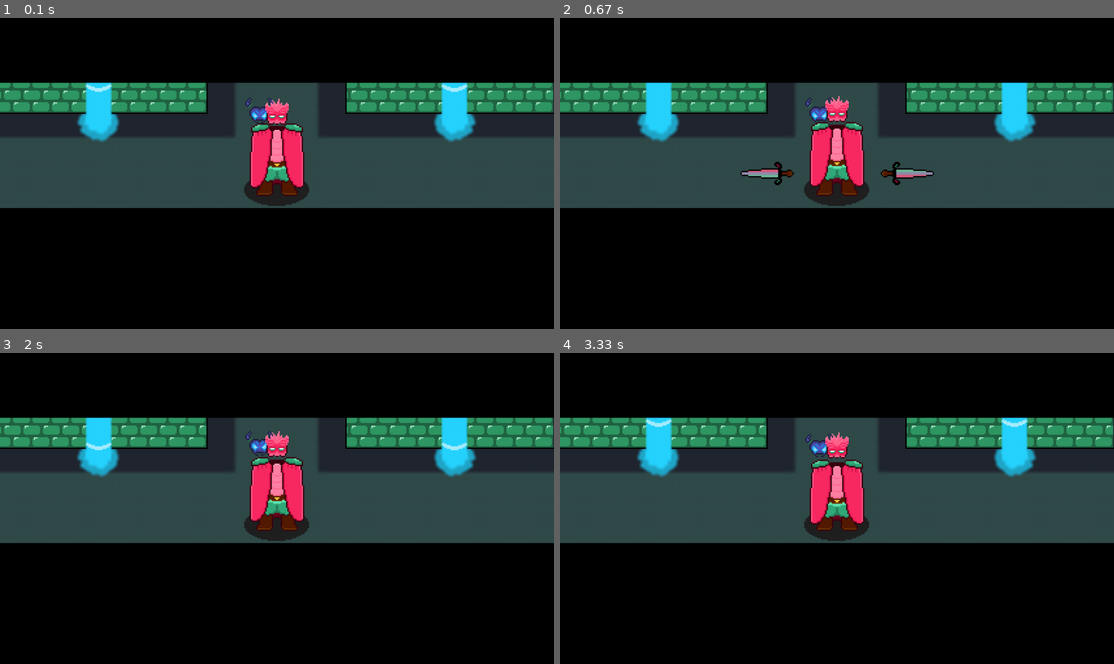
Above: before the commit, frames 1-4 (two rows, left to right).
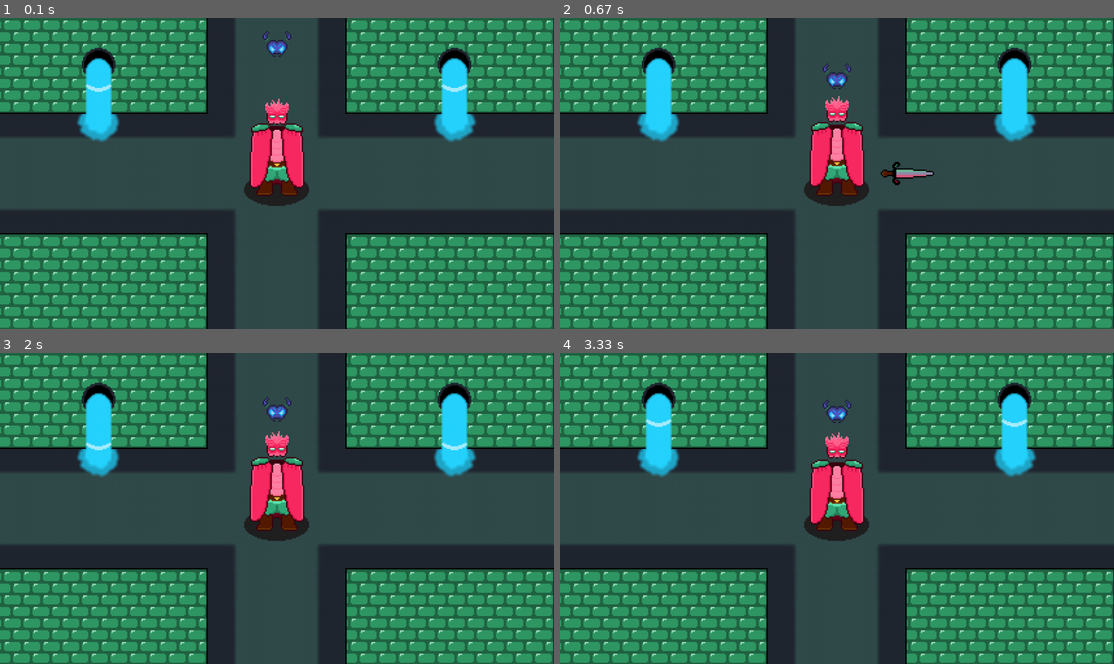
Above: after the commit, the same moments.

Repository: alessitomas/Insper-Pygame-Rythm
Game: pygame game, started from pygame/programa.py
The game is run twice, just before and just after one commit, with the same random seed, the same clock (stepped at 60 frames per second) and the same inputs.
Inputs:
- Up to frame 1 (0.1 s): no input
- Up to frame 2 (0.67 s): hold A from 0.33 s (still down); hold Right from 0.33 s (still down)
- Up to frame 3 (2 s): release A at 0.8 s; release Right at 0.8 s; hold Up 1.33-1.8 s; tap S at 1.83 s
- Up to frame 4 (3.33 s): hold Left 2.67-3.2 s

The runs differ from the first frame. In frame 1, 59% of the frame differs, in the area x 0-100%, y 0-100%; in frame 2, 60%; in frame 3, 59%; in frame 4, 59%.

Commit message:
animtest

Diff:
--- a/pygame/programa.py
+++ b/pygame/programa.py
@@ -5,6 +5,15 @@
 
 fps = 60
 clock = pygame.time.Clock()
+
+def enemy_move(origin, x, y):
+    if origin == 'up':
+        if y <= 100:
+            y += 15
+    new_coords = (x, y)
+    print(new_coords)
+    return new_coords
+
 
 #Inicialização do Game
 def inicializa():
@@ -30,10 +39,9 @@
             'synthsewers_blue_right': [19*60, 23*60, 27*60, 27.5*60, 31*60, 31.5*60, 33*60, 35*60, 35.5*60, 37*60, 39*60, 39.5*60, 41*60, 43*60, 43.5*60, 45*60, 47*60, 47.5*60, 49.5*60, 51.5*60, 52*60, 53*60],
             'dt': 1,
             'prev_time': time.time(),
-            'slash_right': False,
-            'slash_left': False,
-            'slash_up': False,
-            'slash_down': False,
+            'slash_direction': 'none',
+            'enemy_up_x': 607,
+            'enemy_up_y': -63,
         }
 
     #para carregar os assets sem lag depois
@@ -68,13 +76,13 @@
             state['bgframe'] = 0
 
     #Sword
-    if state['slash_right']:
+    if state['slash_direction'] == 'right':
         right = window.blit(assets['swordright'], (741,333))
-    if state['slash_left']:
+    elif state['slash_direction'] == 'left':
         left = window.blit(assets['swordleft'], (417,333))
-    if state['slash_up']:
+    elif state['slash_direction'] == 'up':
         up = window.blit(assets['swordup'], (612,150))
-    if state['slash_down']:
+    elif state['slash_direction'] == 'down':
         down = window.blit(assets['sworddown'], (612,447))
 
     #Protag Bounce
@@ -95,9 +103,11 @@
     if state['enemy_blue_frame'] > 5:
         state['enemy_blue_frame'] = 0
 
+    state['enemy_up_y'] = enemy_move('up', state['enemy_up_x'], state['enemy_up_y'])[1]
+
     #Render Protag and Enemies
     if state['time_elapsed'] <= 14*60 or state['time_elapsed'] >= 16*60:
-        enemy = window.blit(assets['enemy_blue'][state['enemy_blue_frame']], (567, 181))
+        enemy_up = window.blit(assets['enemy_blue'][state['enemy_blue_frame']], (state['enemy_up_x'], state['enemy_up_y']))
         protag = window.blit(assets['protag'][state['protagframe']], (577, 181))
 
     #Metronome
@@ -105,9 +115,9 @@
         assets['metronome'].play()
 
     #Dramatic Lines
-    if state['time_elapsed'] <= 14*60:
-        pygame.draw.rect(window, (0,0,0), (0,0,1280,150))
-        pygame.draw.rect(window, (0,0,0), (0,440,1280,280))
+    #if state['time_elapsed'] <= 14*60:
+    #    pygame.draw.rect(window, (0,0,0), (0,0,1280,150))
+    #    pygame.draw.rect(window, (0,0,0), (0,440,1280,280))
 
     #3, 2, 1, HIT IT!
     if state['time_elapsed'] >= 14*60 and state['time_elapsed'] < 15*60:
@@ -148,33 +158,32 @@
             #Right Sword
             if event.type == pygame.KEYDOWN and (event.key == pygame.K_RIGHT or event.key == pygame.K_d):
                 assets['right_test'].play()
-                state['slash_right'] = True
-            elif event.type == pygame.KEYUP and (event.key == pygame.K_RIGHT or event.key == pygame.K_d):
-                state['slash_right'] = False
+                state['slash_direction'] = 'right'
+            elif event.type == pygame.KEYUP and (event.key == pygame.K_RIGHT or event.key == pygame.K_d) and state['slash_direction'] == 'right':
+                state['slash_direction'] = 'none'
 
             #Left Sword
             elif event.type == pygame.KEYDOWN and (event.key == pygame.K_LEFT or event.key == pygame.K_a):
                 assets['left_test'].play()
-                state['slash_left'] = True
-            elif event.type == pygame.KEYUP and (event.key == pygame.K_LEFT or event.key == pygame.K_a):
-                state['slash_left'] = False
+                state['slash_direction'] = 'left'
+            elif event.type == pygame.KEYUP and (event.key == pygame.K_LEFT or event.key == pygame.K_a) and state['slash_direction'] == 'left':
+                state['slash_direction'] = 'none'
 
             #Up Sword
             elif event.type == pygame.KEYDOWN and (event.key == pygame.K_UP or event.key == pygame.K_w):
                 assets['up_test'].play()
-                state['slash_up'] = True
-            elif event.type == pygame.KEYUP and (event.key == pygame.K_UP or event.key == pygame.K_w):
-                state['slash_up'] = False
+                state['slash_direction'] = 'up'
+            elif event.type == pygame.KEYUP and (event.key == pygame.K_UP or event.key == pygame.K_w) and state['slash_direction'] == 'up':
+                state['slash_direction'] = 'none'
 
             #Down Sword
             elif event.type == pygame.KEYDOWN and (event.key == pygame.K_DOWN or event.key == pygame.K_s):
                 assets['down_test'].play()
-                state['slash_down'] = True
-            elif event.type == pygame.KEYUP and (event.key == pygame.K_DOWN or event.key == pygame.K_s):
-                state['slash_down'] = False
+                state['slash_direction'] = 'down'
+            elif event.type == pygame.KEYUP and (event.key == pygame.K_DOWN or event.key == pygame.K_s) and state['slash_direction'] == 'down':
+                state['slash_direction'] = 'none'
 
             #Eventos vão aqui!
-            #a
 
     return True
 
